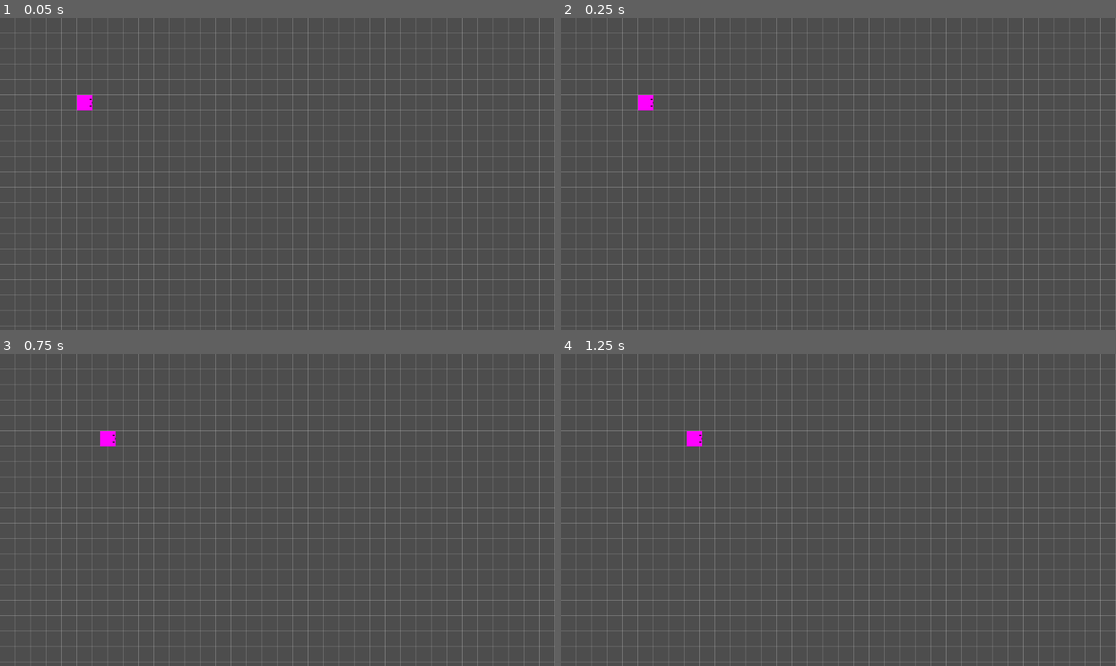
Above: before the commit, frames 1-4 (two rows, left to right).
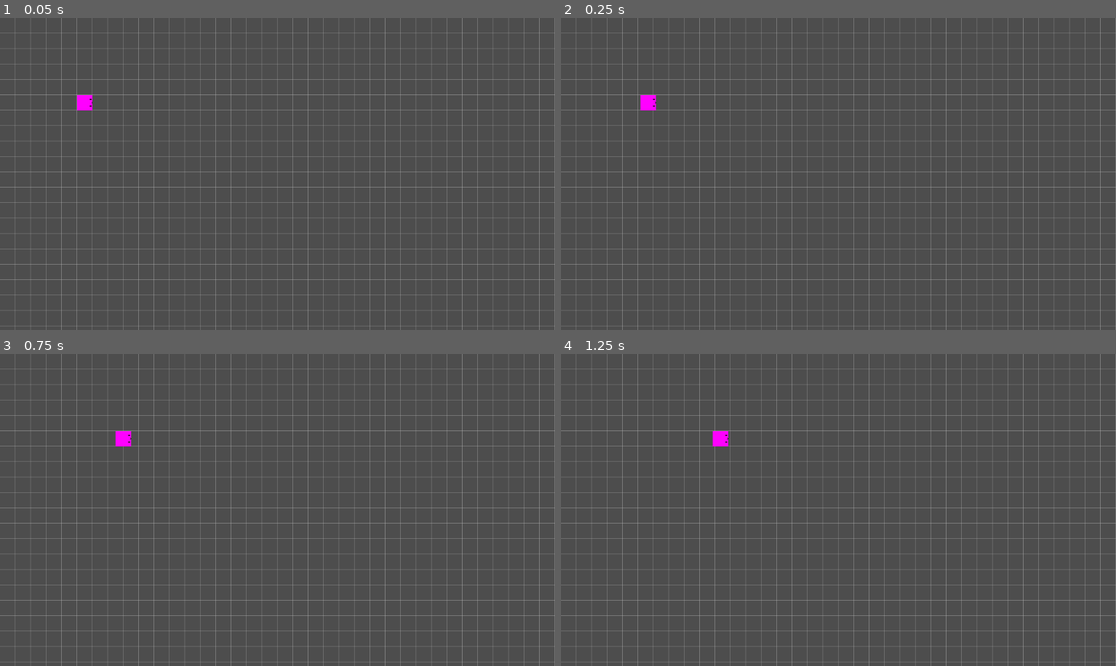
Above: after the commit, the same moments.

Repository: Morogox/Snakes2
Game: Godot game, scene res://Scenes/main.tscn
Same seed, same stepped clock (60 frames per second), same inputs: the game is played once before the commit and once after it.
Inputs:
- Up to frame 1 (0.05 s): no input
- Up to frame 2 (0.25 s): no input
- Up to frame 3 (0.75 s): hold D (ui_right) from 0.53 s (still down)
- Up to frame 4 (1.25 s): keep holding D (ui_right)

Frame 1 is identical in both runs. In frame 2, less than 0.1% of the frame differs, in the area x 13-18%, y 24-30%; in frame 3, 0.3%; in frame 4, 0.3%, in the area x 22-31%, y 24-30%.

Commit message:
1.2.0.0 | Smooth snake rotation

Diff:
--- a/Scripts/snake_head.gd
+++ b/Scripts/snake_head.gd
@@ -1,7 +1,7 @@
 extends Area2D
 var input_vector = Vector2.ZERO
 const GRID_SIZE = 32
-@export var move_delay = 0.3  # seconds per move, this is also speed; higher = slower
+@export var move_delay = 0.2 # seconds per move, this is also speed; higher = slower
 
 var snake_pos = Vector2(5, 5)   # grid coordinates
 var direction = Vector2.RIGHT
@@ -10,10 +10,11 @@
 
 @onready var sprite = $AnimatedSprite2D # for when we add animations
 var rotation_time # when a direction is pressed, how much time until moving that direction
-var is_rotating = "no" # makes it so key variables are only set once per turn
+var is_rotating: bool = false # makes it so key variables are only set once per turn
 var rotate_direction = Vector2.RIGHT # remembers which direction it should turn
-var queued = Vector2.RIGHT # tells "rotate_direction" what to remember when needed
-var what_is_delta # used to remove time from the rotation time to get exactly how many partial rotations are needed
+var rotation_start
+var rotation_end
+var rotation_duration
 
 var move_timer = 0.0
 var cell_offset = Vector2(GRID_SIZE, GRID_SIZE) * 0.5
@@ -29,37 +30,42 @@
 func _process(delta):
 	# Input
 	move_timer += delta
-	what_is_delta = delta # Allows for the removal of time... later
-	if Input.is_action_just_pressed("ui_right") and direction != Vector2.LEFT:
-		_queue_direction(Vector2.RIGHT)
-		queued = Vector2.RIGHT # gets "rotate_direction" in "_rotate_snake" ready to remember this direction
-	elif Input.is_action_just_pressed("ui_left") and direction != Vector2.RIGHT:
-		_queue_direction(Vector2.LEFT)
-		queued = Vector2.LEFT
-	elif Input.is_action_just_pressed("ui_up") and direction != Vector2.DOWN:
-		_queue_direction(Vector2.UP)
-		queued = Vector2.UP
-	elif Input.is_action_just_pressed("ui_down") and direction != Vector2.UP:
-		_queue_direction(Vector2.DOWN)
-		queued = Vector2.DOWN
-	#print(input_queue)
-	_rotate_snake()
-	# Move snake logic every move_delay
+
+# Handle input and queue directions
+	var new_dir: Vector2 = Vector2.ZERO
+	if Input.is_action_just_pressed("ui_right"):
+		new_dir = Vector2.RIGHT
+	elif Input.is_action_just_pressed("ui_left"):
+		new_dir = Vector2.LEFT
+	elif Input.is_action_just_pressed("ui_up"):
+		new_dir = Vector2.UP
+	elif Input.is_action_just_pressed("ui_down"):
+		new_dir = Vector2.DOWN
+
+	if new_dir != Vector2.ZERO:
+		if _queue_direction(new_dir):
+			# Start rotation immediately for first queued direction
+			if not is_rotating:
+				_start_rotation(input_queue[0])
+	# Update smooth rotation
+	_rotate_snake(delta)
+
+	# Move snake every move_delay
 	if move_timer >= move_delay:
-		move_timer = 0.0
+		move_timer = 0
 		_move_snake()
 
 	# Smoothly interpolate position
 	var t = move_timer / move_delay
 	position = prev_pixel_pos.lerp(target_pixel_pos, t)
-
-	print(t)
 func _queue_direction(new_dir):
 	 # Only queue if it doesn’t reverse current direction or last queued
 	var last_dir = input_queue[-1] if input_queue.size() > 0 else direction
 	# Add input to queue if its not reversing direction, the same diection, or exeedig input queue size
 	if new_dir != -last_dir and new_dir != last_dir and input_queue.size() < MAX_QUEUE_SIZE:
 		input_queue.append(new_dir)
+		return true
+	return false
 
 func _move_snake():
 	prev_pixel_pos = target_pixel_pos
@@ -68,43 +74,51 @@
 		direction = input_queue.pop_front()
 	snake_pos += direction
 	target_pixel_pos = snake_pos * GRID_SIZE + cell_offset
+	# Start rotation toward new direction
+	if direction != rotate_direction:
+		_start_rotation(direction)
 
-func _rotate_snake():
-	if is_rotating == "no" and queued != direction: # Only happens ONCE if a new direction is queued, despite the function being called every frame
-		rotation_time = (move_delay - move_timer)/what_is_delta # Equation for finding how many tiny turns must be done
-		is_rotating = "yes" # makes this block not happen again, storing these variables
-		rotate_direction = queued # this also gets stored
-	# Rotate head to face direction
-	if is_rotating == "yes" and rotation_time > 5: # Only need to rotate if rotating, the > part is for not making a super duper fast turn, >5 means no fancy rotation if only 5 tiny turns
-		if rotate_direction == Vector2.RIGHT: # If we want to go right...
-			if direction == Vector2.DOWN: # ...but we're moving down...
-					rotation -= (PI / 2)/rotation_time # ...Turn Counterclockwise
-			if direction == Vector2.UP: # ...but we're moving up...
-					rotation += (PI / 2)/rotation_time #Clockwise
-		elif rotate_direction == Vector2.LEFT: # If we want to go left...
-			if direction == Vector2.DOWN: # ...but we're moving down...
-					rotation += (PI / 2)/rotation_time
-			if direction == Vector2.UP: # ...but we're moving up... [[you get the pattern]]
-					rotation -= (PI / 2)/rotation_time
-		elif rotate_direction == Vector2.UP:
-			if direction == Vector2.LEFT:
-					rotation += (PI / 2)/rotation_time
-			if direction == Vector2.RIGHT:
-					rotation -= (PI / 2)/rotation_time
-		elif rotate_direction == Vector2.DOWN:
-			if direction == Vector2.LEFT:
-					rotation -= (PI / 2)/rotation_time
-			if direction == Vector2.RIGHT:
-					rotation += (PI / 2)/rotation_time
-	if move_timer < 2 * what_is_delta: # When the move timer resets, no more fancy rotating    It needs to be about 0 but I don't think it reaches exactly 0
-		# This whole chunk down here corrects any wrongness from the pre-rotating
-		# Essentially it's your normal rotation
-		is_rotating = "no" # We're not doing shenanigans anymore so we're not rotating
-		if direction == Vector2.RIGHT:
-			rotation = 0 # Rotation is in Radians I think
-		elif direction == Vector2.LEFT:
-			rotation = PI
-		elif direction == Vector2.UP:
-			rotation = -PI / 2
-		elif direction == Vector2.DOWN:
-			rotation = PI / 2
+func _start_rotation(new_dir):
+	rotate_direction = new_dir
+	is_rotating = true
+	rotation_start = rotation
+	rotation_end = _get_snap_rotation(new_dir)
+	rotation_time = move_delay - move_timer
+	rotation_duration = rotation_time
+
+# Get what angle the sprite need to be roatated to base on direction
+func _get_snap_rotation(dir):
+	match dir:
+		Vector2.RIGHT: return 0
+		Vector2.LEFT: return PI
+		Vector2.UP: return -PI/2
+		Vector2.DOWN: return PI/2
+		_: return rotation
+
+func _rotate_snake(delta):
+	if not is_rotating:
+		return
+ 	# reduce remaining rotation time
+	rotation_time -= delta
+	# Compute fraction of rotation completed
+	# If rotation_time <= 0, t = 1
+	var elapsed_fraction = clamp(1.0 - rotation_time / rotation_duration, 0, 1)
+	rotation = lerp_angle(rotation_start, rotation_end, elapsed_fraction)
+	# Snap exactly when done
+	if rotation_time <= 0:
+		rotation = rotation_end
+		is_rotating = false
+
+
+##alternatively, just this
+#func _rotate_snake(delta):
+	## Desired angle based on the movement direction
+	#var target_angle := 0.0
+	#match direction:
+		#Vector2.RIGHT: target_angle = 0
+		#Vector2.LEFT:  target_angle = PI
+		#Vector2.UP:    target_angle = -PI / 2
+		#Vector2.DOWN:  target_angle = PI / 2
+	#
+	## Smoothly rotate every frame
+	#rotation = lerp_angle(rotation, target_angle, delta * 10)
